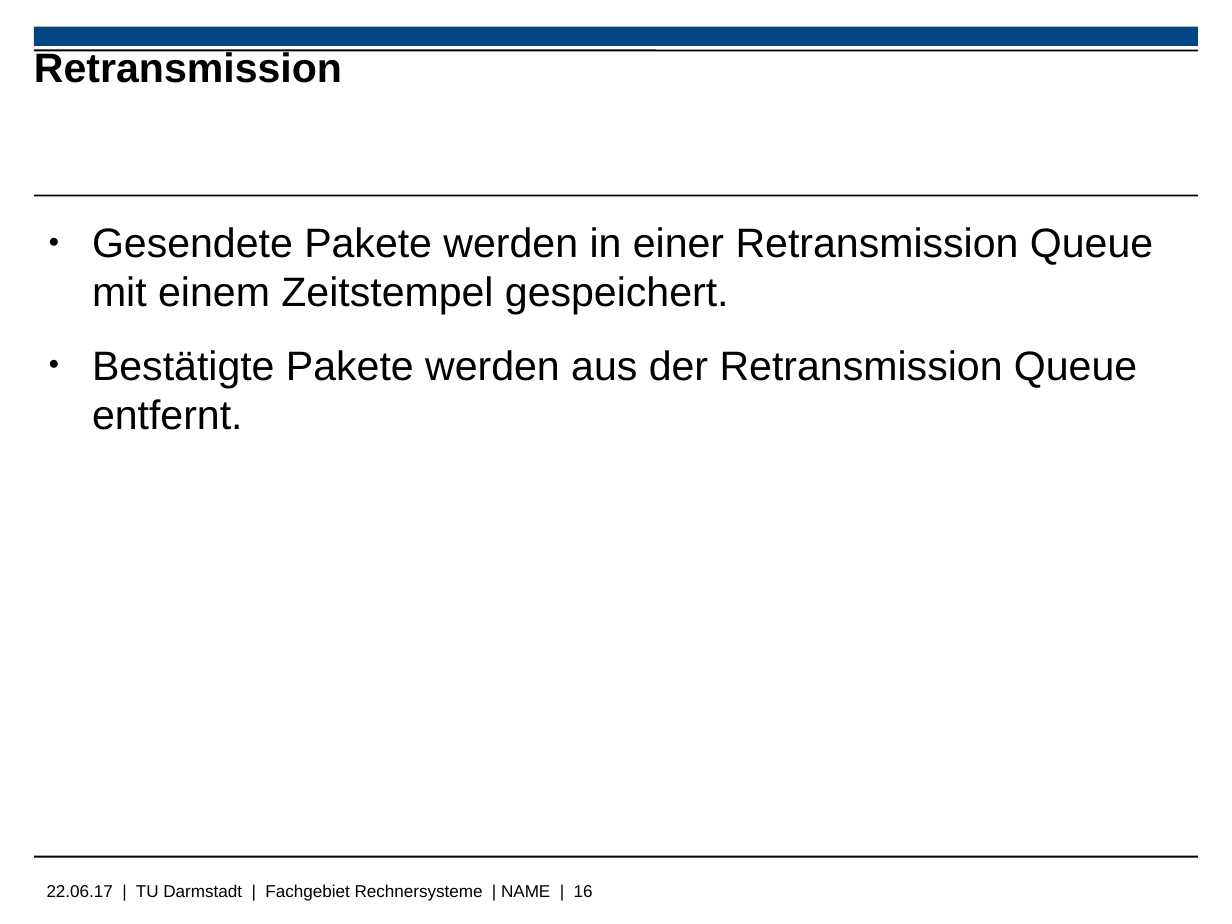
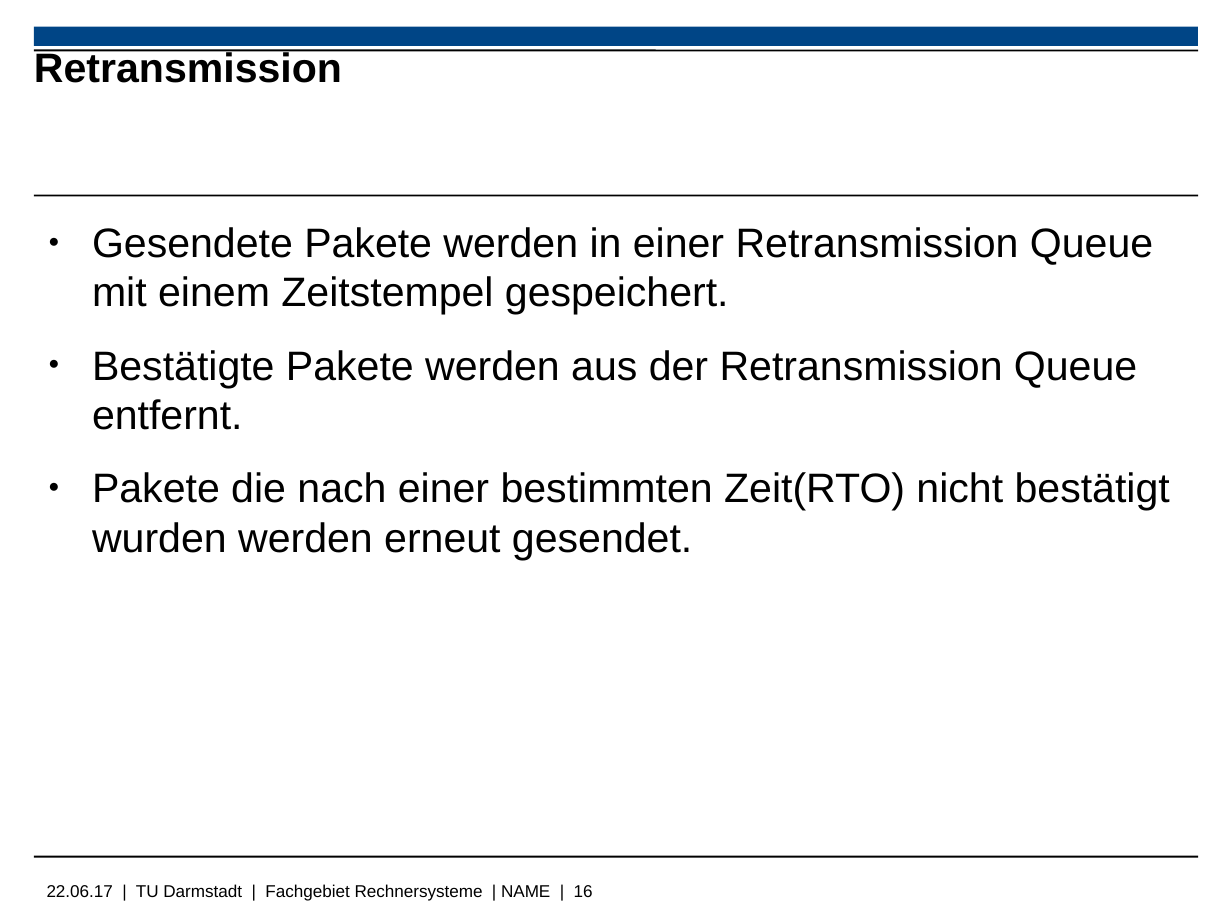
Before and after one commit to Wiero/Bachelorarbeit, a slide deck: slide 16 of Bachelorpräsenation.odp. Drawn at 1232x924 pixels with LibreOffice and Linux fonts; fonts in the diff are those of the drawing; background and template pictures are left out. Boxes give left, top, right and bottom in pixels: in the first picture for what was removed or moved away, otherwise in the second. Text is boxed around its words. In the diff, an @@ line names an element or a change of style, - is before the commit and + after.

```diff
--- a/Bachelorpräsenation.odp
+++ b/Bachelorpräsenation.odp
@@ text at [92, 472, 1170, 560]: paragraph added @@
+● Pakete die nach einer bestimmten Zeit(RTO) nicht bestätigt wurden werden erneut gesendet.
```
Also in this commit, not shown: 5 other slides changed, 1 other file.
